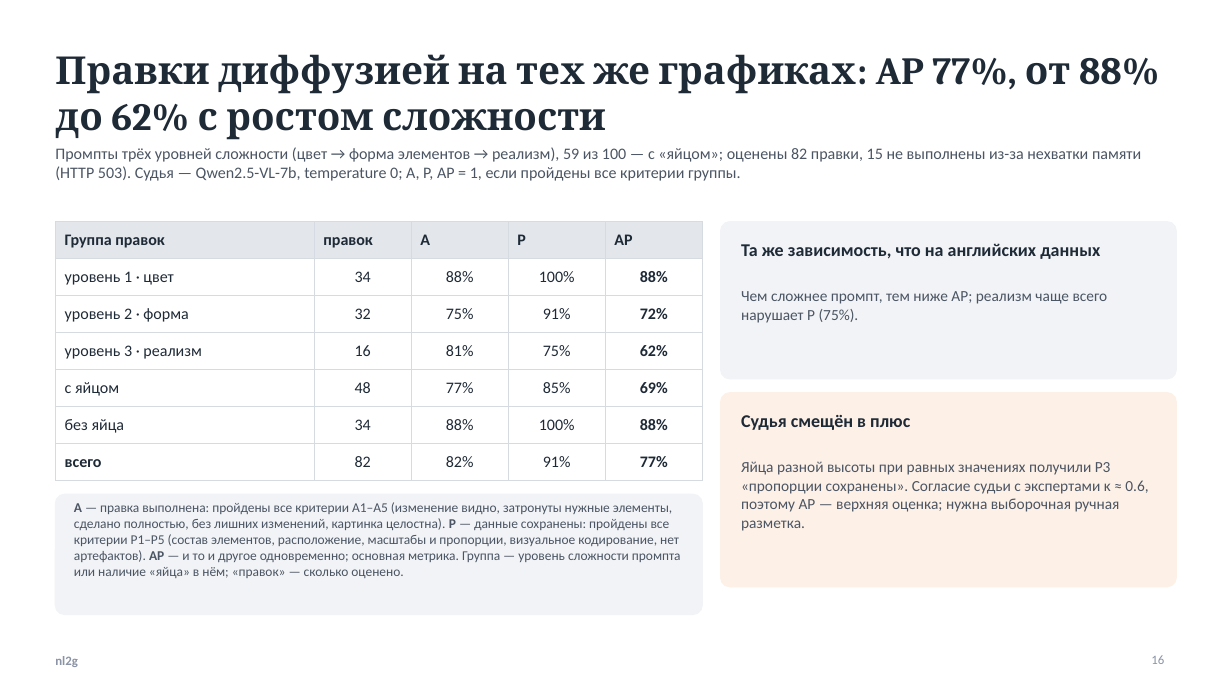
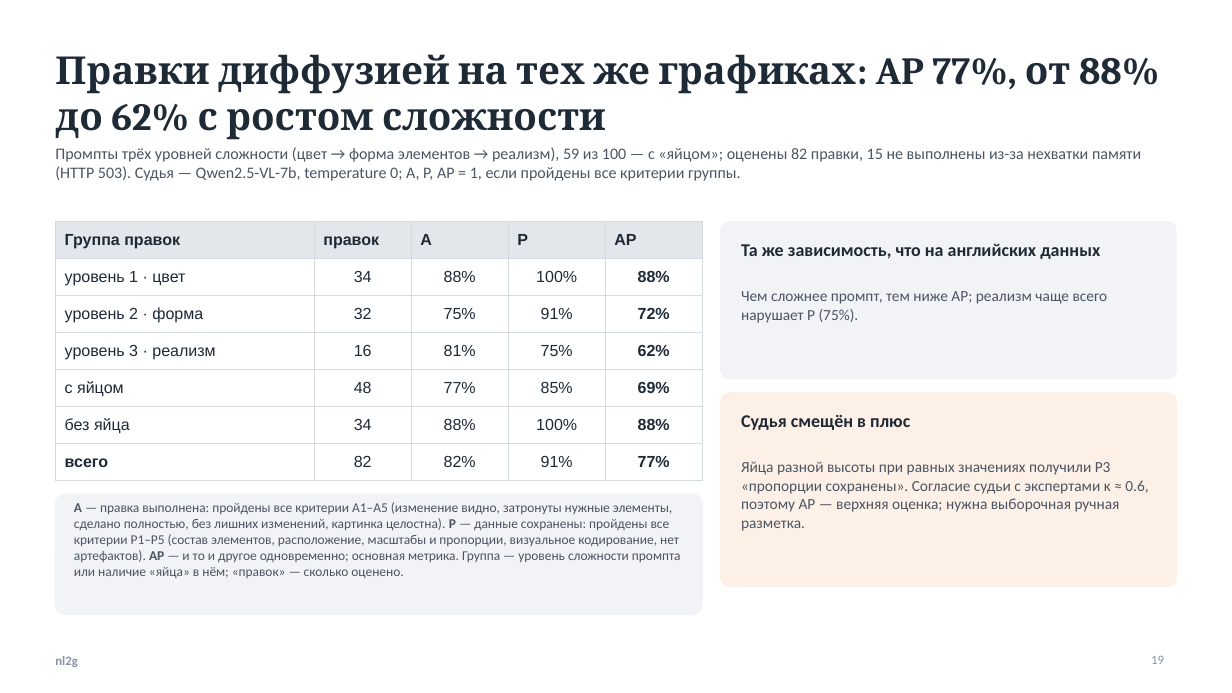
Before and after one commit to kocharyandr/nl2g, a slide deck: slide 19 of docs/presentation_final.pptx (slide 16 before the commit). Drawn at 1232x693 pixels with LibreOffice and Linux fonts; fonts in the diff are those of the drawing. Boxes give left, top, right and bottom in pixels: in the first picture for what was removed or moved away, otherwise in the second. Text is boxed around its words. In the diff, an @@ line names an element or a change of style, - is before the commit and + after.

```diff
--- a/docs/presentation_final.pptx
+++ b/docs/presentation_final.pptx
@@ table at (55, 222, 702, 525) @@
@@ font Calibri to Arial @@
@@ page number at (1151, 656, 1164, 664): text changed @@
-16
+19
```
Also in this commit, not shown: 11 other slides changed, 3 slides added, 5 other files.
